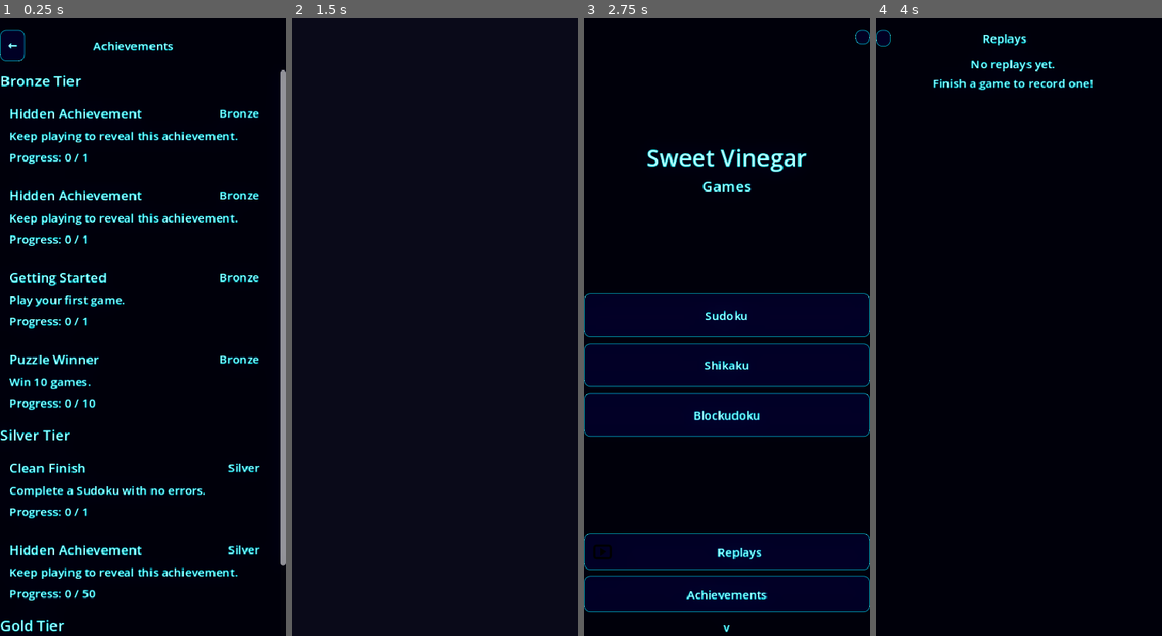
Above: before the commit, frames 1-4 (left to right).
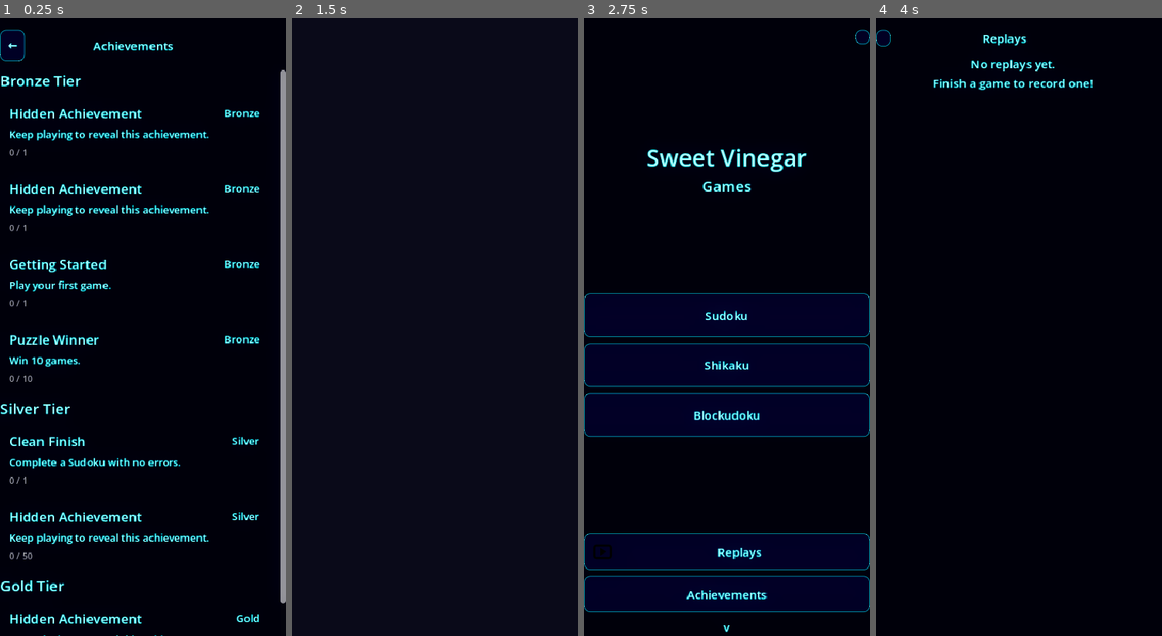
Above: after the commit, the same moments.

Repository: mchambers-mojang/sweet-vinegar-games
Game: Godot game, scene res://scenes/achievements.tscn
The game is run twice, just before and just after one commit, with the same random seed, the same clock (stepped at 60 frames per second) and the same inputs. This scene is started directly instead of the project's main scene.
Inputs (mouse positions are in pixels of both pictures, inside the frame that each line leads up to):
- Up to frame 1 (0.25 s): no input
- Up to frame 2 (1.5 s): click "←" at 0.5 s; click "Replays" at 1.25 s
- Up to frame 3 (2.75 s): click (592, 36) at 2 s
- Up to frame 4 (4 s): click "Replays" at 2.75 s; tap Enter at 3.5 s; move the mouse to (1081, 296) at 3.52 s; tap R at 3.6 s; click (1081, 296) at 3.67 s

The runs differ from the first frame. In frame 1, 12% of the frame differs, in the area x 0-100%, y 14-100%; in frame 2, nothing differs; in frame 3, less than 0.1%; in frame 4, nothing differs.

Commit message:
fix: Compact achievement row layout to prevent text overlap
- Badge shortened to '✓' (was 'Unlocked') to not compete with title
- Date shown as small dim 'Jun 6, 2026' (12px, gray) below description
- Description and progress text reduced to 14px/12px for hierarchy
- Prevents long achievement names from colliding with badge text

Co-authored-by: Copilot <223556219+Copilot@users.noreply.github.com>

Diff:
--- a/scripts/achievements/achievements_screen.gd
+++ b/scripts/achievements/achievements_screen.gd
@@ -77,8 +77,9 @@
     header_row.add_child(title)
 
     var badge := Label.new()
-    badge.text = "Unlocked" if unlocked else str(achievement.get("tier", "Bronze"))
+    badge.text = "✓" if unlocked else str(achievement.get("tier", "Bronze"))
     badge.horizontal_alignment = HORIZONTAL_ALIGNMENT_RIGHT
+    badge.add_theme_font_size_override("font_size", 14)
     if unlocked:
         badge.add_theme_color_override("font_color", Color(0.3, 0.9, 0.45))
     header_row.add_child(badge)
@@ -86,23 +87,28 @@
     var desc := Label.new()
     desc.text = desc_text
     desc.autowrap_mode = TextServer.AUTOWRAP_WORD_SMART
+    desc.add_theme_font_size_override("font_size", 14)
     content.add_child(desc)
 
-    var progress := Label.new()
     if unlocked:
         var unlocked_at := int(achievement.get("unlocked_at", 0))
         if unlocked_at > 0:
             var dt := Time.get_datetime_dict_from_unix_time(unlocked_at)
-            progress.text = "Unlocked %s %d, %d" % [
+            var date_label := Label.new()
+            date_label.text = "%s %d, %d" % [
                 _month_name(int(dt.get("month", 1))),
                 int(dt.get("day", 1)),
                 int(dt.get("year", 2026))
             ]
-        else:
-            progress.text = "Complete"
+            date_label.add_theme_font_size_override("font_size", 12)
+            date_label.add_theme_color_override("font_color", Color(0.5, 0.5, 0.5))
+            content.add_child(date_label)
     else:
-        progress.text = "Progress: %d / %d" % [current, target]
-    content.add_child(progress)
+        var progress := Label.new()
+        progress.text = "%d / %d" % [current, target]
+        progress.add_theme_font_size_override("font_size", 12)
+        progress.add_theme_color_override("font_color", Color(0.5, 0.5, 0.5))
+        content.add_child(progress)
 
     var reward_type := str(achievement.get("reward_type", ""))
     var reward_id := str(achievement.get("reward_id", ""))
